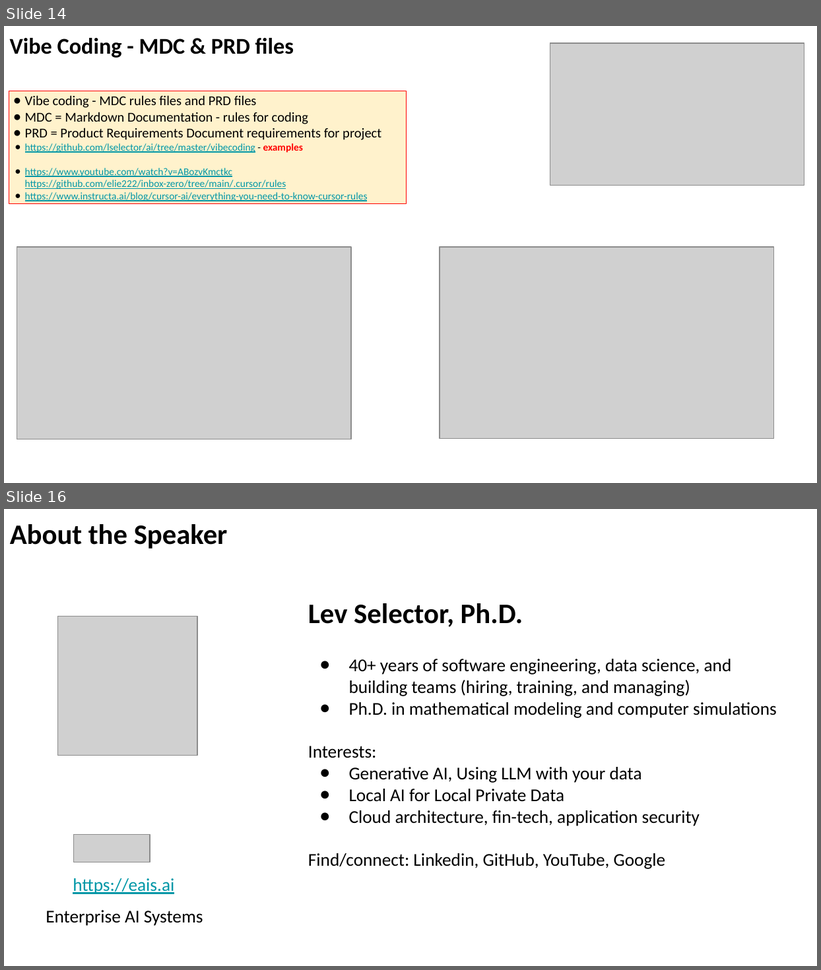
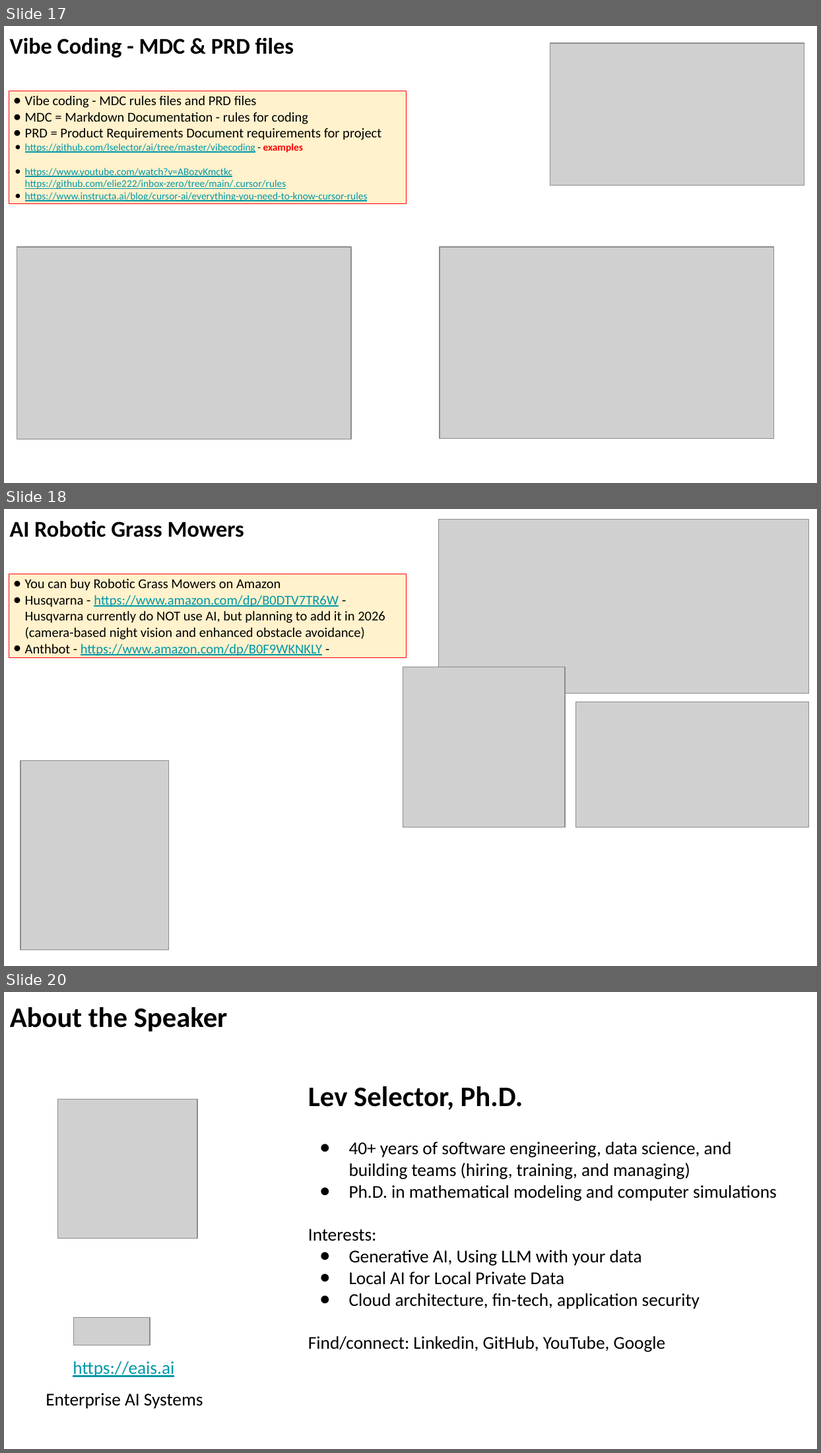
Before and after one commit to lselector/seminar, a slide deck: 2025/2025-06-13-AI-Updates.pptx. Shown one above the other, each under a label of ours: slides 14 and 16 before the commit, slides 17, 18 and 20 after it; the slides between them are not shown. The pictures are 821x970 and 821x1453 pixels, drawn with LibreOffice and Linux fonts; fonts in the diff are those of the drawing; grey boxes stand for pictures. Boxes give left, top, right and bottom in pixels: in the first picture for what was removed or moved away, otherwise in the second. Text is boxed around its words. In the diff, an @@ line names an element or a change of style, - is before the commit and + after.

```diff
--- a/2025/2025-06-13-AI-Updates.pptx
+++ b/2025/2025-06-13-AI-Updates.pptx
@@ slide 18 added at (x1=4, y1=509, x2=817, y2=966), background #FFFFFF @@
@@ text added at (x1=10, y1=521, x2=244, y2=537), 20 pt, text #000000, bold @@
+AI Robotic Grass Mowers
@@ picture added at (x1=438, y1=520, x2=809, y2=694) @@
@@ rectangle added at (x1=9, y1=574, x2=407, y2=657), fill #FFF2CC, outline #FF0000 0.75 pt, 12 pt, text #000000 @@
+● You can buy Robotic Grass Mowers on Amazon
+● Husqvarna - https://www.amazon.com/dp/B0DTV7TR6W -
+  Husqvarna currently do NOT use AI, but planning to add it in 2026 (camera-based night vision and enhanced obstacle avoidance)
+● Anthbot - https://www.amazon.com/dp/B0F9WKNKLY -
@@ picture added at (x1=403, y1=667, x2=565, y2=828) @@
@@ picture added at (x1=576, y1=702, x2=808, y2=828) @@
@@ picture added at (x1=20, y1=761, x2=168, y2=951) @@
@@ what was slide 14 is now slide 17 @@
@@ what was slide 16 is now slide 20 @@
```
Also in this commit, not shown: 11 slides changed, 3 other slides added.
